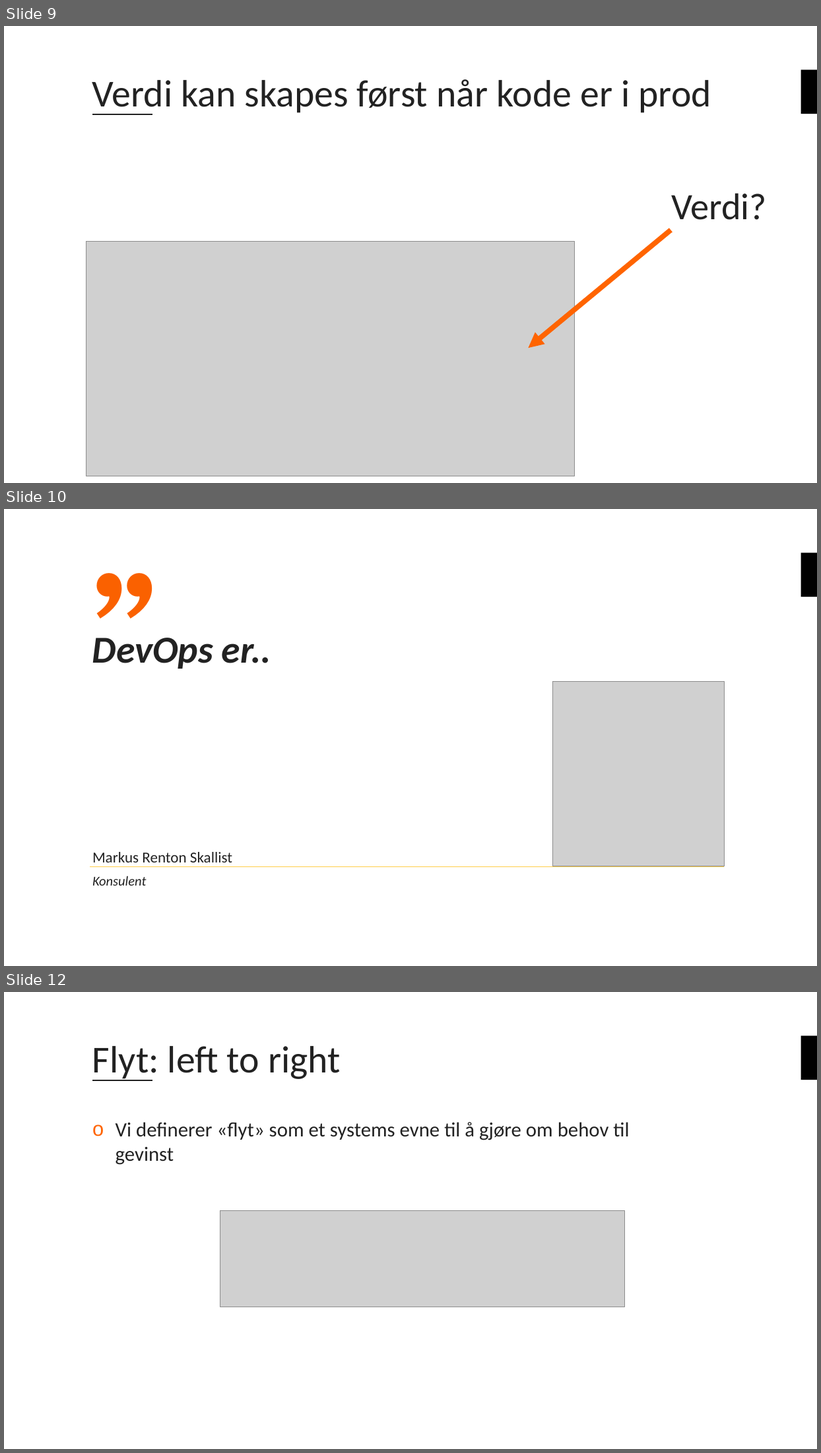
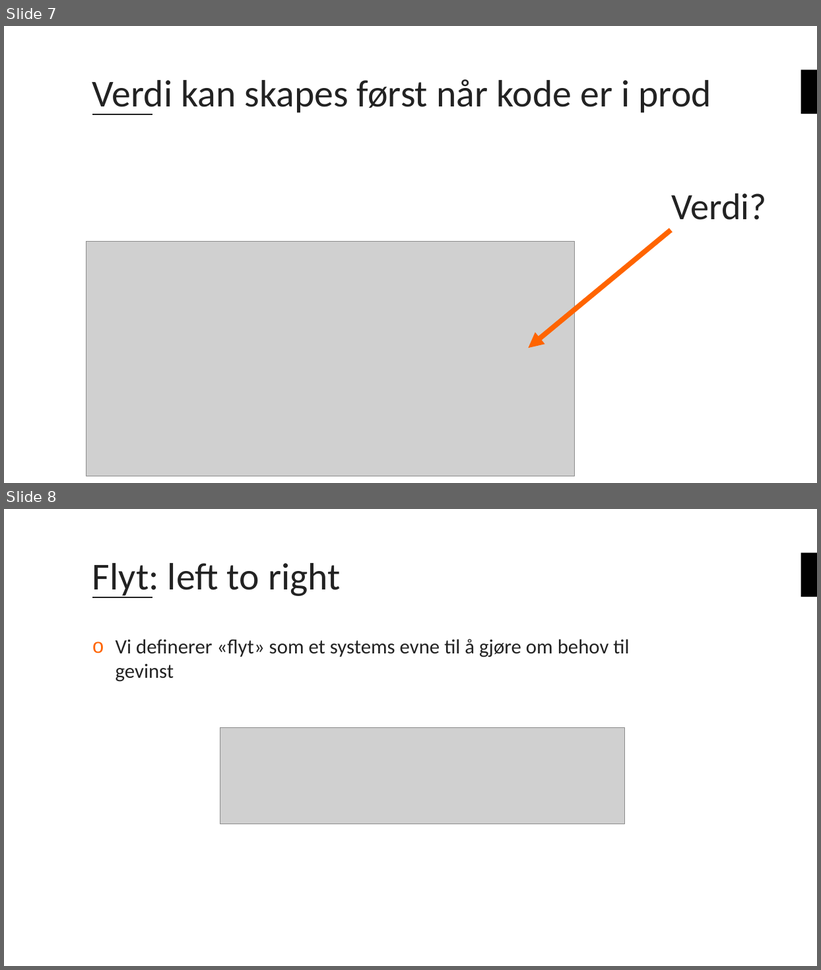
Before and after one commit to bouvet/azure-workshops, a slide deck: Workshop_2/Presentasjon/Azureskolen-Workshop#2.pptx. Shown one above the other, each under a label of ours: slides 9, 10 and 12 before the commit, slides 7 and 8 after it; the slides between them are not shown. The pictures are 821x1453 and 821x970 pixels, drawn with LibreOffice and Linux fonts; fonts in the diff are those of the drawing; grey boxes stand for pictures; background and template pictures are left out. Boxes give left, top, right and bottom in pixels: in the first picture for what was removed or moved away, otherwise in the second. Text is boxed around its words. In the diff, an @@ line names an element or a change of style, - is before the commit and + after.

```diff
--- a/Workshop_2/Presentasjon/Azureskolen-Workshop#2.pptx
+++ b/Workshop_2/Presentasjon/Azureskolen-Workshop#2.pptx
@@ slide 10 removed at <box>4,509,817,966</box>, background #FFFFFF; not listed: 1 template element that a slide beside it also shows @@
@@ text removed at <box>86,554,168,627</box> @@
-”
@@ title removed at <box>92,638,271,669</box> @@
-DevOps er..
@@ picture removed at <box>553,682,725,867</box> @@
@@ text removed at <box>92,852,232,867</box> @@
-Markus Renton Skallist
@@ line removed from (90, 867) to (725, 867) @@
@@ text removed at <box>92,876,146,886</box> @@
-Konsulent
@@ what was slide 9 is now slide 7 @@
@@ what was slide 12 is now slide 8 @@
```
Also in this commit, not shown: 3 slides changed, 2 slides added, 5 other slides removed, 1 other file.
